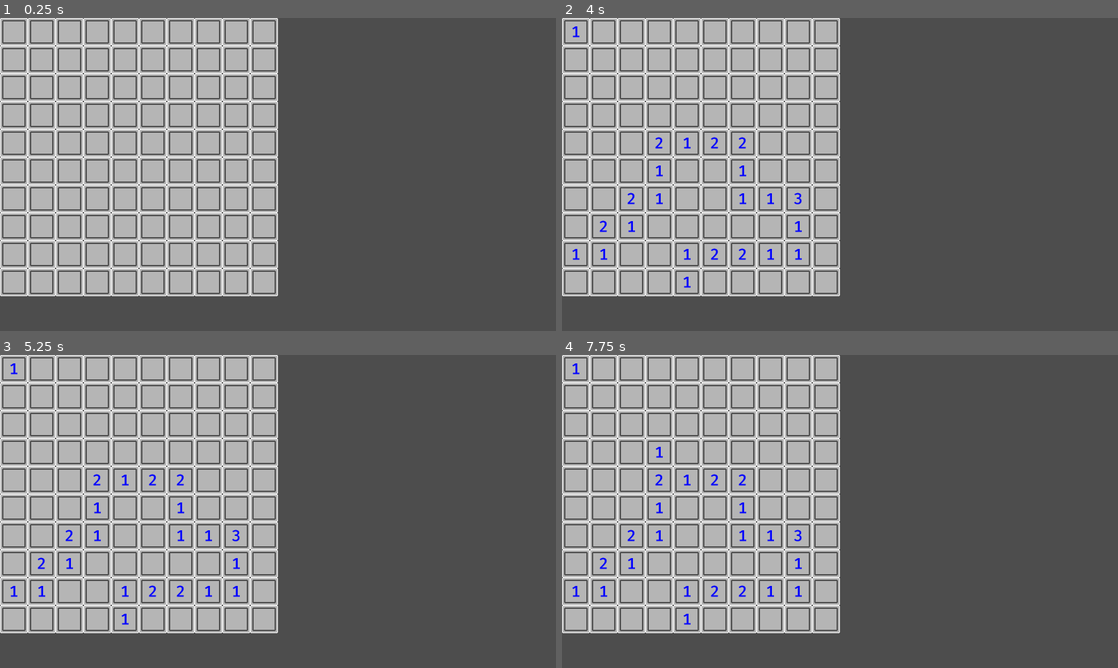
Above: before the commit, frames 1-4 (two rows, left to right).
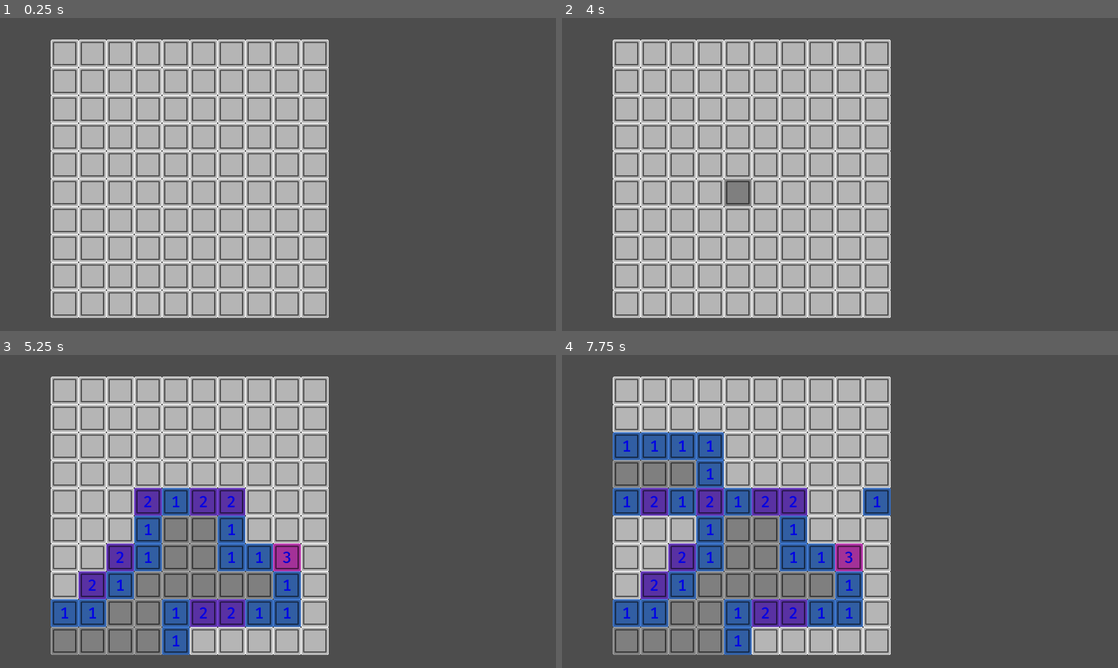
Above: after the commit, the same moments.

Repository: bjornarprytz/mine-sweeter
Game: Godot game, scene res://main.tscn
The game is run twice, just before and just after one commit, with the same random seed, the same clock (stepped at 60 frames per second) and the same inputs.
Inputs (mouse positions are in pixels of both pictures, inside the frame that each line leads up to):
- Up to frame 1 (0.25 s): no input
- Up to frame 2 (4 s): click (573, 30) at 0.52 s; click (573, 30) at 1.27 s; click (573, 30) at 2.02 s; tap Enter at 2.75 s; move the mouse to (962, 158) at 2.77 s; click (962, 158) at 2.92 s; tap Space at 3.5 s; move the mouse to (728, 190) at 3.52 s; click (728, 190) at 3.67 s
- Up to frame 3 (5.25 s): move the mouse to (333, 442) at 4.27 s; click (333, 442) at 4.42 s; move the mouse to (250, 574) at 5.02 s; click (250, 574) at 5.17 s
- Up to frame 4 (7.75 s): tap Enter at 5.75 s; move the mouse to (1006, 558) at 5.77 s; click (1006, 558) at 5.92 s; tap Space at 6.5 s; move the mouse to (673, 464) at 6.52 s; click (673, 464) at 6.67 s; move the mouse to (867, 511) at 7.27 s; click (867, 511) at 7.42 s

The runs differ from the first frame. In frame 1, 32% of the frame differs, in the area x 0-60%, y 0-96%; in frame 2, 33%; in frame 3, 40%; in frame 4, 43%.

Commit message:
More juice

Diff:
--- a/src/cell.gd
+++ b/src/cell.gd
@@ -7,6 +7,7 @@
 var flagged: bool = false
 
 var coordinates: Vector2 = Vector2.ZERO
+@onready var button: Button = $Button
 
 signal cell_revealed(cell: Cell)
 signal cell_flagged(cell: Cell)
@@ -17,6 +18,23 @@
 	if revealed:
 		return
 	revealed = true
+
+	var tween = create_tween()
+	tween.tween_property(self, "scale", Vector2(1.2, 1.2), 0.05)
+	tween.tween_property(self, "scale", Vector2(0.8, 0.8), 0.05)
+	tween.tween_property(self, "scale", Vector2(1.0, 1.0), 0.05)
+	await tween.finished
+
+	if number > 0:
+		var hue = (number - 1) / 8.0 + 0.6 # Shift the color wheel so 1 is blue
+		var saturation = 0.7 # Moderate saturation for visibility
+		var value = 0.9 # High value for brightness
+		modulate = Color.from_hsv(fmod(hue, 1.0), saturation, value)
+	elif is_mine:
+		modulate = Color(1, 0.5, 0.5) # Light red for mines
+	else:
+		modulate = Color(0.7, 0.7, 0.7) # Darkened color for empty cells (0)
+
 	tag.show()
 	if is_mine:
 		tag.append_text("[center][color=red]X[/color][/center]")
--- a/src/cell.tscn
+++ b/src/cell.tscn
@@ -7,8 +7,18 @@
 script = ExtResource("1_tp1ua")
 
 [node name="Button" type="Button" parent="."]
-offset_right = 64.0
-offset_bottom = 64.0
+anchors_preset = 8
+anchor_left = 0.5
+anchor_top = 0.5
+anchor_right = 0.5
+anchor_bottom = 0.5
+offset_left = -32.0
+offset_top = -32.0
+offset_right = 32.0
+offset_bottom = 32.0
+grow_horizontal = 2
+grow_vertical = 2
+pivot_offset = Vector2(32, 32)
 theme = ExtResource("2_mc104")
 
 [node name="MarginContainer" type="MarginContainer" parent="Button"]
--- a/src/main.gd
+++ b/src/main.gd
@@ -25,8 +25,10 @@
 			cell.cell_revealed.connect(_on_cell_revealed)
 
 func _on_cell_revealed(cell: Cell):
-	if cell.number > 0 or cell.is_mine:
+	if cell.number > 0 or cell.is_mine or cell.flagged:
 		return
+
+	await get_tree().create_timer(0.1).timeout
 
 	for dx in [-1, 0, 1]:
 		for dy in [-1, 0, 1]:
--- a/src/main.tscn
+++ b/src/main.tscn
@@ -3,6 +3,7 @@
 [ext_resource type="Script" path="res://main.gd" id="1_30g2o"]
 
 [node name="Main" type="Node2D"]
+position = Vector2(149, 82)
 script = ExtResource("1_30g2o")
 
 [node name="CanvasLayer" type="CanvasLayer" parent="."]
Not shown, changed: readme.md
